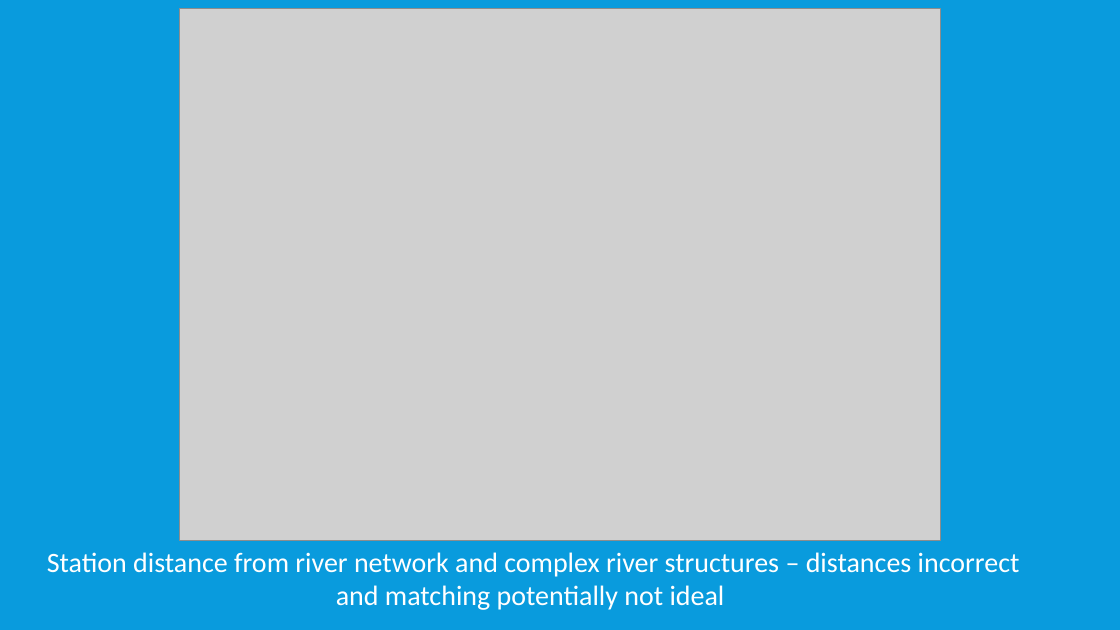
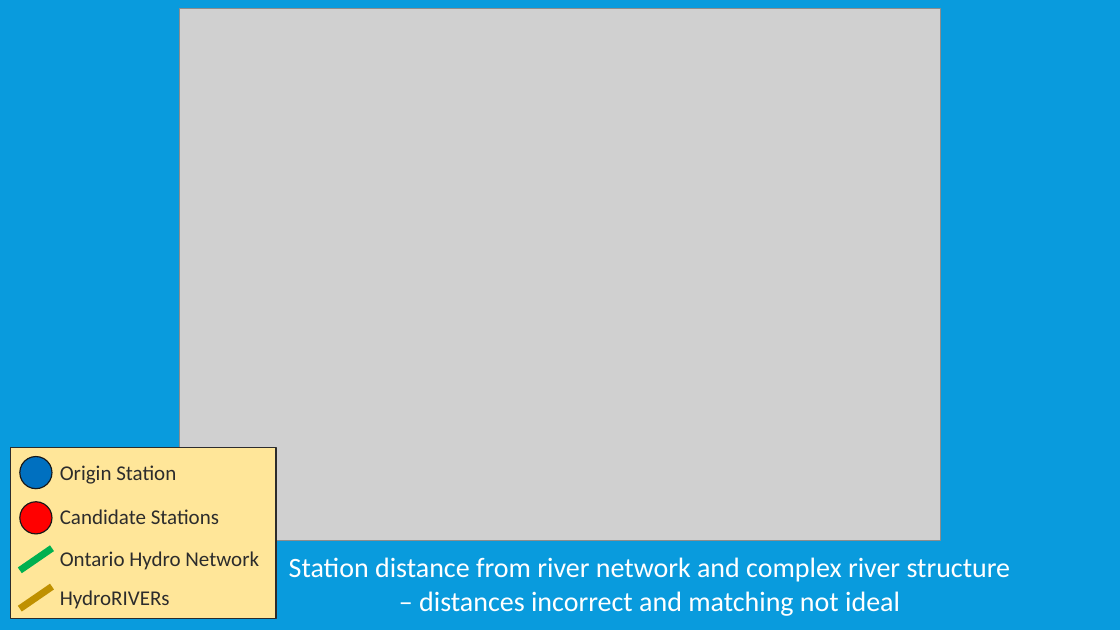
Before and after one commit to twilight-goose/Mapping-Stations, a slide deck: slide 14 of mapping-stations.pptx (slide 12 before the commit). Drawn at 1120x630 pixels with LibreOffice and Linux fonts; fonts in the diff are those of the drawing; grey boxes stand for pictures. Boxes give left, top, right and bottom in pixels: in the first picture for what was removed or moved away, otherwise in the second. Text is boxed around its words. In the diff, an @@ line names an element or a change of style, - is before the commit and + after.

```diff
--- a/mapping-stations.pptx
+++ b/mapping-stations.pptx
@@ text at [289, 557, 1011, 616]: text changed @@
-Station distance from river network and complex river structures – distances incorrect and matching potentially not ideal
+Station distance from river network and complex river structure
+– distances incorrect and matching not ideal
@@ group added at [10, 448, 276, 619]: 4 texts, 2 ellipses, 2 lines, 1 rectangle @@
+Origin Station
+Candidate Stations
+Ontario Hydro Network
+HydroRIVERs
```
Also in this commit, not shown: 6 other slides changed, 2 slides added.
